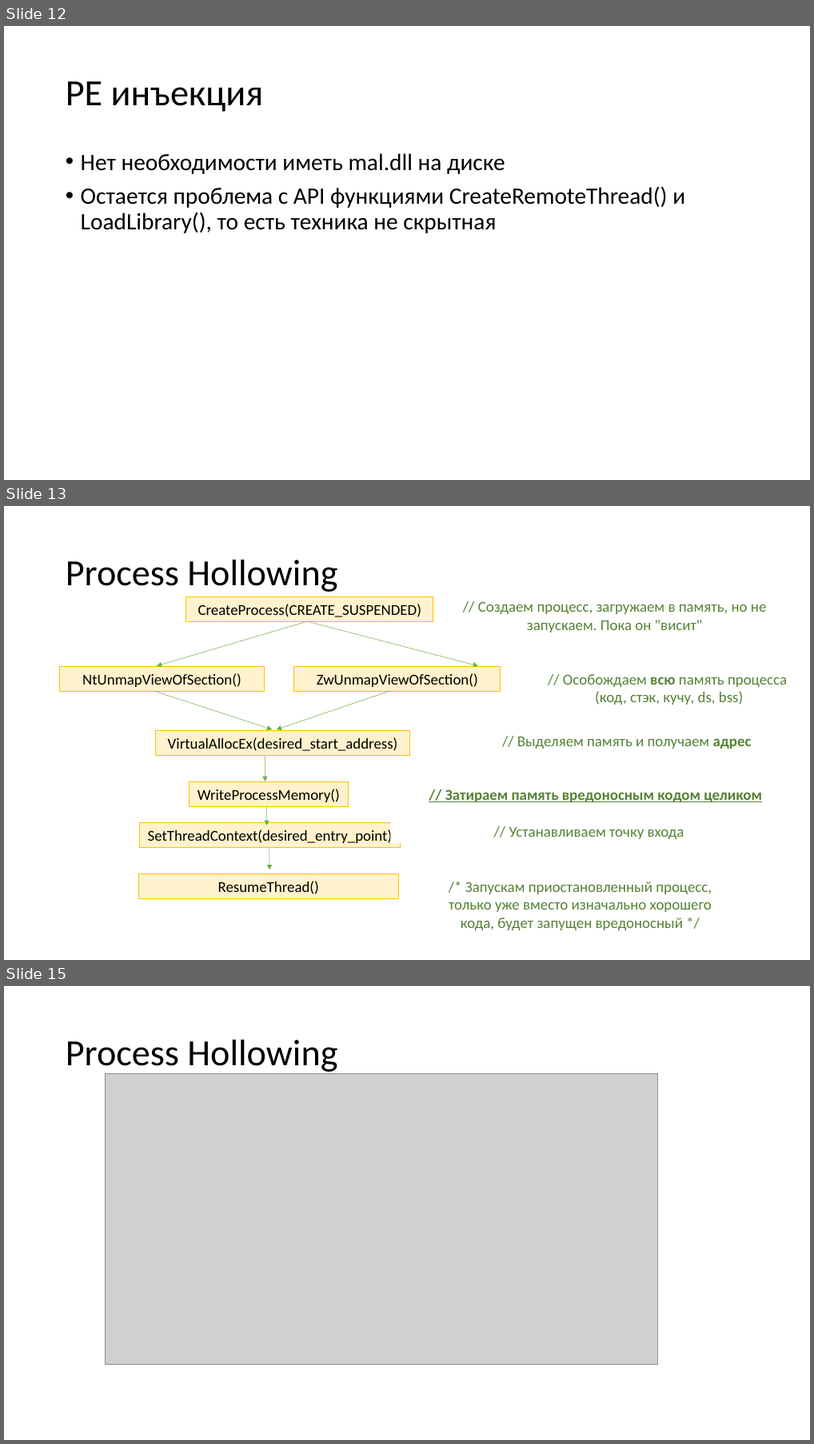
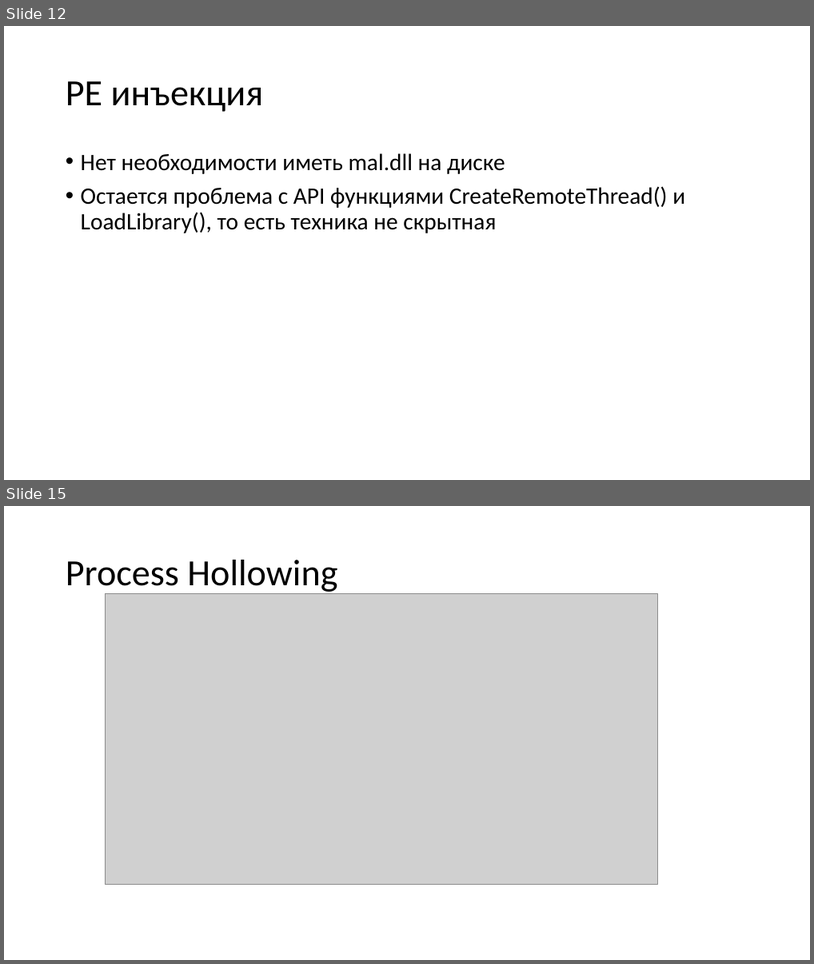
Before and after one commit to ShH01m3s/ShH01m3s.github.io, a slide deck: files/presentations/Injects_p1.pptx. Shown one above the other, each under a label of ours: slides 12, 13 and 15 before the commit, slides 12 and 15 after it; the slides between them are not shown. The pictures are 814x1444 and 814x964 pixels, drawn with LibreOffice and Linux fonts; fonts in the diff are those of the drawing; grey boxes stand for pictures. Boxes give left, top, right and bottom in pixels: in the first picture for what was removed or moved away, otherwise in the second. Text is boxed around its words. In the diff, an @@ line names an element or a change of style, - is before the commit and + after.

```diff
--- a/files/presentations/Injects_p1.pptx
+++ b/files/presentations/Injects_p1.pptx
@@ slide 13 removed at (4, 506, 810, 960), background #FFFFFF @@
@@ title removed at (66, 560, 338, 592) @@
-Process Hollowing
@@ rectangle removed at (186, 596, 434, 621) @@
-CreateProcess(CREATE_SUSPENDED)
@@ text removed at (478, 601, 766, 632) @@
-// Создаем процесс, загружаем в память, но не запускаем. Пока он "висит"
@@ arrow removed from (306, 621) to (157, 666) @@
@@ arrow removed from (308, 621) to (478, 666) @@
@@ rectangle removed at (60, 667, 265, 691) @@
-NtUnmapViewOfSection()
@@ rectangle removed at (294, 667, 501, 691) @@
-ZwUnmapViewOfSection()
@@ arrow removed from (154, 691) to (272, 729) @@
@@ arrow removed from (390, 691) to (277, 729) @@
@@ text removed at (563, 674, 787, 704) @@
-// Особождаем всю память процесса
-(код, стэк, кучу, ds, bss)
@@ rectangle removed at (156, 731, 410, 755) @@
-VirtualAllocEx(desired_start_address)
@@ text removed at (518, 736, 752, 748) @@
-// Выделяем память и получаем адрес
@@ arrow removed from (266, 756) to (266, 781) @@
@@ rectangle removed at (190, 782, 348, 806) @@
-WriteProcessMemory()
@@ text removed at (446, 789, 762, 802) @@
-// Затираем память вредоносным кодом целиком
@@ arrow removed from (267, 807) to (267, 825) @@
@@ rectangle removed at (140, 823, 401, 847) @@
-SetThreadContext(desired_entry_point)
@@ text removed at (510, 827, 685, 839) @@
-// Устанавливаем точку входа
@@ arrow removed from (270, 847) to (270, 869) @@
@@ rectangle removed at (138, 874, 399, 898) @@
-ResumeThread()
@@ text removed at (449, 881, 712, 930) @@
-/* Запускам приостановленный процесс, только уже вместо изначально хорошего кода, будет запущен вредоносный */
```
Also in this commit, not shown: 8 slides changed, 2 slides added, 1 other slide removed, 14 other files.
